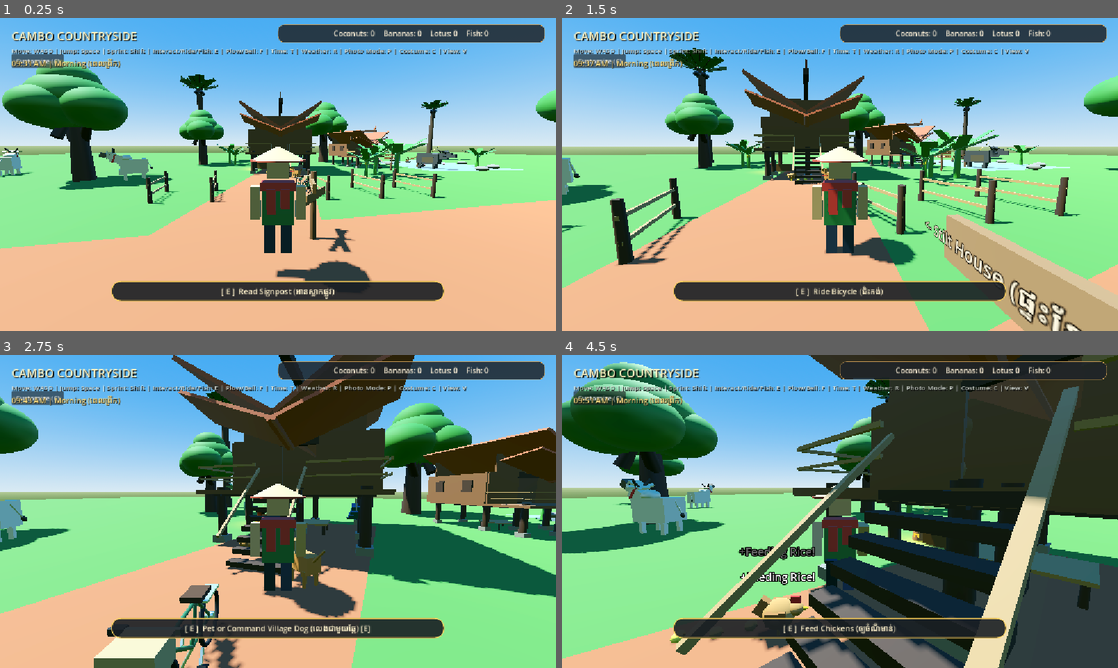
Above: before the commit, frames 1-4 (two rows, left to right).
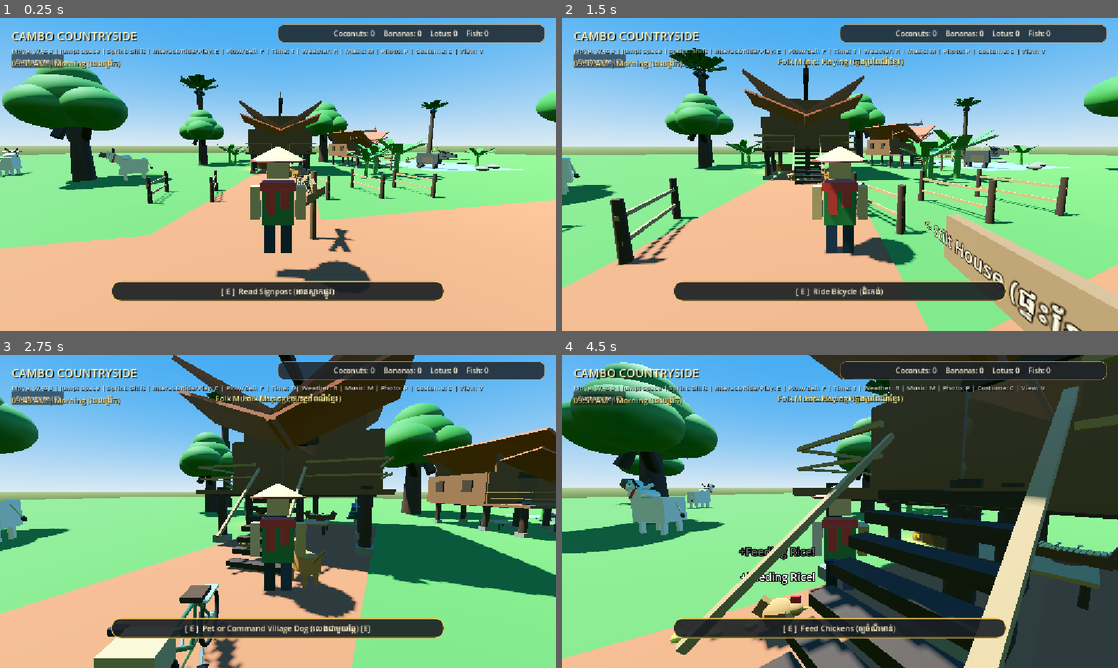
Above: after the commit, the same moments.

Repository: sreylinpo4-oss/cambo-countryside
Game: Godot game, scene res://Main.tscn
Same seed, same stepped clock (60 frames per second), same inputs: the game is played once before the commit and once after it.
Inputs (mouse positions are in pixels of both pictures, inside the frame that each line leads up to):
- Up to frame 1 (0.25 s): no input
- Up to frame 2 (1.5 s): tap Enter (ui_accept) at 0.5, 0.77, 1.07 s; move the mouse to (867, 174) at 0.52 s; hold Up (ui_up) from 0.53 s (still down); tap M at 0.6 s; click (867, 174) at 0.67 s; tap P at 0.8, 1.35 s; move the mouse to (812, 174) at 1.27 s; click (812, 174) at 1.42 s
- Up to frame 3 (2.75 s): keep holding Up (ui_up); tap Enter (ui_accept) at 1.52, 1.82 s; tap E at 1.55, 2.1 s; move the mouse to (289, 505) at 2.02 s; click (289, 505) at 2.17 s; tap M at 2.3 s
- Up to frame 4 (4.5 s): keep holding Up (ui_up); move the mouse to (834, 517) at 2.77 s; tap M at 2.85 s; click (834, 517) at 2.92 s; tap Enter (ui_accept) at 3.02, 3.32, 3.77, 4.07 s; tap P at 3.05, 3.6 s; move the mouse to (878, 514) at 3.52 s; click (878, 514) at 3.67 s; tap E at 3.8, 4.35 s; move the mouse to (795, 508) at 4.27 s; click (795, 508) at 4.42 s

The runs differ from the first frame. In frame 1, 0.6% of the frame differs, in the area x 35-87%, y 9-47%; in frame 2, 1.0%; in frame 3, 1.0%; in frame 4, 1.7%, in the area x 35-100%, y 9-70%.
Error in both runs: Stack overflow. Check for infinite recursion in your script. (res://scripts/bicycle.gd:64)

Commit message:
Step 7: Traditional Cambodian Roneat Ek and Chapei folk music synthesis with playable instrument and M key toggle

Diff:
--- a/main.gd
+++ b/main.gd
@@ -16,6 +16,7 @@
 const CountrysideFishingSpot = preload("res://scripts/fishing_spot.gd")
 const VillageDog = preload("res://scripts/village_dog.gd")
 const CountrysideMonkProcession = preload("res://scripts/monk_procession.gd")
+const CountrysideRoneatEk = preload("res://scripts/roneat_instrument.gd")
 
 # Cambo Countryside - Main World Controller
 var day_night: DayNightCycle
@@ -44,6 +45,7 @@
 	_spawn_fishing_spots()
 	_spawn_village_dog()
 	_spawn_monk_procession()
+	_spawn_roneat()
 
 	# 4. Enhance HUD with Time Display & Key Guides
 	_setup_hud()
@@ -113,7 +115,7 @@
 	var hint = vbox.get_node_or_null("HintLabel") as Label
 	if hint:
 		hint.mouse_filter = Control.MOUSE_FILTER_IGNORE
-		hint.text = "Move: WASD | Jump: Space | Sprint: Shift | Interact/Ride/Fish: E | Plow/Bell: F | Time: T | Weather: R | Photo Mode: P | Costume: C | View: V"
+		hint.text = "Move: WASD | Jump: Space | Sprint: Shift | Interact/Ride/Play: E | Plow/Bell: F | Time: T | Weather: R | Music: M | Photo: P | Costume: C | View: V"
 
 
 func _spawn_bicycle() -> void:
@@ -324,3 +326,12 @@
 	var monks = CountrysideMonkProcession.new()
 	monks.name = "MonkProcession"
 	add_child(monks)
+
+
+func _spawn_roneat() -> void:
+	# Traditional Cambodian Roneat Ek bamboo xylophone on resting platform under stilt house
+	var roneat = CountrysideRoneatEk.new()
+	roneat.name = "VillageRoneatEk"
+	roneat.position = Vector3(-19.8, 0.65, 4.2)
+	roneat.rotation_degrees.y = 80.0
+	add_child(roneat)
--- a/player.gd
+++ b/player.gd
@@ -715,6 +715,29 @@
 			return
 		elif event.keycode == KEY_P:
 			toggle_photo_mode()
+			return
+		elif event.keycode == KEY_M:
+			var is_on = AudioSynth.toggle_folk_music()
+			var msg = "Folk Music: Playing (ភ្លេងប្រពៃណីខ្មែរ)" if is_on else "Folk Music: Paused"
+			if custom_ui:
+				var banner = Label.new()
+				banner.text = msg
+				banner.horizontal_alignment = HORIZONTAL_ALIGNMENT_CENTER
+				banner.add_theme_font_size_override("font_size", 16)
+				banner.add_theme_color_override("font_color", Color(1.0, 0.95, 0.6))
+				banner.add_theme_color_override("font_shadow_color", Color(0, 0, 0, 0.85))
+				banner.add_theme_constant_override("shadow_offset_x", 1)
+				banner.add_theme_constant_override("shadow_offset_y", 1)
+				banner.mouse_filter = Control.MOUSE_FILTER_IGNORE
+				banner.set_anchors_preset(Control.PRESET_CENTER_TOP)
+				banner.anchor_left = 0.3
+				banner.anchor_right = 0.7
+				banner.anchor_top = 0.12
+				custom_ui.add_child(banner)
+				var tw = custom_ui.create_tween()
+				tw.tween_interval(2.2)
+				tw.tween_property(banner, "modulate:a", 0.0, 0.8)
+				tw.tween_callback(banner.queue_free)
 			return
 		elif event.keycode == KEY_E:
 			# Interact or Dismount
--- a/scripts/audio_synth.gd
+++ b/scripts/audio_synth.gd
@@ -7,6 +7,7 @@
 static var ambient_day_player: AudioStreamPlayer
 static var ambient_night_player: AudioStreamPlayer
 static var ambient_rain_player: AudioStreamPlayer
+static var folk_music_player: AudioStreamPlayer
 
 const MIX_RATE: int = 22050
 
@@ -35,6 +36,10 @@
 	sound_cache["blessing"] = _synth_blessing()
 	sound_cache["mud"] = _synth_mud_plow()
 	sound_cache["shutter"] = _synth_camera_shutter()
+	sound_cache["roneat_high"] = _synth_roneat_note(587.33, 0.7)
+	sound_cache["roneat_mid"] = _synth_roneat_note(392.0, 0.8)
+	sound_cache["roneat_low"] = _synth_roneat_note(293.66, 0.9)
+	sound_cache["folk_melody"] = _synth_roneat_melody()
 
 	# Create pool of AudioStreamPlayers
 	for i in range(8):
@@ -66,6 +71,28 @@
 	ambient_rain_player.volume_db = -80.0
 	parent.add_child(ambient_rain_player)
 	ambient_rain_player.play()
+
+	# Folk music player (Roneat & Chapei traditional melodies)
+	folk_music_player = AudioStreamPlayer.new()
+	folk_music_player.name = "FolkMusicPlayer"
+	folk_music_player.stream = sound_cache["folk_melody"]
+	folk_music_player.volume_db = -11.0
+	parent.add_child(folk_music_player)
+
+
+static func toggle_folk_music() -> bool:
+	if folk_music_player:
+		if folk_music_player.playing:
+			folk_music_player.stop()
+			return false
+		else:
+			folk_music_player.play()
+			return true
+	return false
+
+
+static func is_folk_music_playing() -> bool:
+	return folk_music_player != null and folk_music_player.playing
 
 
 static func play(sound_name: String, volume_db: float = -4.0, pitch_scale: float = 1.0) -> void:
@@ -712,3 +739,119 @@
 	var wav = _build_wav(total_samples)
 	wav.data = data
 	return wav
+
+
+static func _synth_roneat_note(freq: float, duration: float) -> AudioStreamWAV:
+	# Authentic Cambodian Roneat Ek bamboo bar with padded mallet strike
+	var total_samples = int(MIX_RATE * duration)
+	var data = PackedByteArray()
+	data.resize(total_samples * 2)
+
+	for i in range(total_samples):
+		var t = float(i) / MIX_RATE
+		var env = exp(-t * 5.0)
+
+		# Woody mallet strike click transient
+		var click = 0.0
+		if t < 0.025:
+			var c_env = exp(-t * 160.0)
+			click = sin(2.0 * PI * 1750.0 * t) * c_env * 0.45
+
+		# Xylophone acoustic partials (f, 2.76f, 5.4f)
+		var t1 = sin(2.0 * PI * freq * t)
+		var t2 = sin(2.0 * PI * freq * 2.756 * t) * 0.32 * exp(-t * 7.5)
+		var t3 = sin(2.0 * PI * freq * 5.404 * t) * 0.12 * exp(-t * 11.0)
+
+		var val = (t1 * 0.65 + t2 + t3 + click) * env * 0.6
+		val = clampf(val, -1.0, 1.0)
+		var ival = clampi(int(val * 28000.0), -32768, 32767)
+		var uval = ival if ival >= 0 else ival + 65536
+		data[i * 2] = uval & 0xFF
+		data[i * 2 + 1] = (uval >> 8) & 0xFF
+
+	var wav = _build_wav(total_samples)
+	wav.data = data
+	return wav
+
+
+static func _synth_roneat_melody() -> AudioStreamWAV:
+	# 12.5-second traditional Cambodian countryside Mohaori pentatonic melody
+	var duration = 12.5
+	var total_samples = int(MIX_RATE * duration)
+	var data = PackedByteArray()
+	data.resize(total_samples * 2)
+
+	# Traditional melody score: [start_time, freq, duration, is_accent]
+	var notes = [
+		[0.00, 293.66, 0.70, true],   # D4
+		[0.75, 392.00, 0.70, false],  # G4
+		[1.50, 440.00, 0.35, false],  # A4
+		[1.88, 493.88, 0.35, false],  # B4
+		[2.25, 587.33, 0.75, true],   # D5
+		[3.00, 493.88, 0.35, false],  # B4
+		[3.38, 440.00, 0.35, false],  # A4
+		[3.75, 392.00, 1.10, true],   # G4
+
+		[5.00, 329.63, 0.70, true],   # E4
+		[5.75, 392.00, 0.70, false],  # G4
+		[6.50, 440.00, 0.70, false],  # A4
+		[7.25, 587.33, 0.35, false],  # D5
+		[7.63, 659.25, 0.35, true],   # E5
+		[8.00, 587.33, 0.75, true],   # D5
+		[8.75, 493.88, 0.35, false],  # B4
+		[9.13, 440.00, 0.35, false],  # A4
+		[9.50, 392.00, 1.10, true],   # G4
+
+		[10.80, 440.00, 0.50, false], # A4
+		[11.35, 293.66, 1.05, true]   # D4
+	]
+
+	# Bass plucked Chapei strikes
+	var bass_plucks = [
+		[0.00, 146.83, 1.2], # Low D3
+		[3.75, 196.00, 1.1], # Low G3
+		[5.00, 164.81, 1.1], # Low E3
+		[8.00, 146.83, 1.2], # Low D3
+		[9.50, 196.00, 1.1], # Low G3
+		[11.35, 146.83, 1.1] # Low D3
+	]
+
+	for i in range(total_samples):
+		var t = float(i) / MIX_RATE
+		var mix = 0.0
+
+		# 1. Roneat notes
+		for note in notes:
+			var n_start: float = note[0]
+			var n_freq: float = note[1]
+			var n_dur: float = note[2]
+			if t >= n_start and t < (n_start + n_dur + 0.3):
+				var dt = t - n_start
+				var env = exp(-dt * 4.4)
+				var t1 = sin(2.0 * PI * n_freq * dt)
+				var t2 = sin(2.0 * PI * n_freq * 2.756 * dt) * 0.28 * exp(-dt * 6.5)
+				mix += (t1 * 0.55 + t2) * env * 0.42
+
+		# 2. Warm Chapei plucked bass
+		for b in bass_plucks:
+			var b_start: float = b[0]
+			var b_freq: float = b[1]
+			var b_dur: float = b[2]
+			if t >= b_start and t < (b_start + b_dur + 0.4):
+				var dt = t - b_start
+				var b_env = exp(-dt * 3.2)
+				var b_tone = sin(2.0 * PI * b_freq * dt) * 0.5 + sin(2.0 * PI * b_freq * 2.0 * dt) * 0.25
+				mix += b_tone * b_env * 0.32
+
+		mix = clampf(mix, -1.0, 1.0)
+		var ival = clampi(int(mix * 27000.0), -32768, 32767)
+		var uval = ival if ival >= 0 else ival + 65536
+		data[i * 2] = uval & 0xFF
+		data[i * 2 + 1] = (uval >> 8) & 0xFF
+
+	var wav = _build_wav(total_samples)
+	wav.loop_mode = AudioStreamWAV.LOOP_FORWARD
+	wav.loop_begin = 0
+	wav.loop_end = total_samples
+	wav.data = data
+	return wav
--- /dev/null
+++ b/scripts/roneat_instrument.gd
@@ -0,0 +1,171 @@
+extends StaticBody3D
+class_name CountrysideRoneatEk
+
+const AudioSynth = preload("res://scripts/audio_synth.gd")
+
+# Traditional Cambodian Roneat Ek (រនាតឯក - Bamboo Xylophone)
+var is_interactable: bool = true
+var interact_prompt: String = "Play Roneat Ek Xylophone (លេងរនាតឯក) [E]"
+
+var trough_mesh: MeshInstance3D
+var bamboo_bars: Array[MeshInstance3D] = []
+var mallet_l: Node3D
+var mallet_r: Node3D
+var play_index: int = 0
+
+func _ready() -> void:
+	add_to_group("interactables")
+	_build_roneat_model()
+
+
+func _build_roneat_model() -> void:
+	var wood_mat := StandardMaterial3D.new()
+	wood_mat.albedo_color = Color(0.38, 0.22, 0.12) # Deep teakwood boat body
+	wood_mat.roughness = 0.75
+
+	var bamboo_mat := StandardMaterial3D.new()
+	bamboo_mat.albedo_color = Color(0.84, 0.70, 0.38) # Honey bamboo keys
+	bamboo_mat.roughness = 0.65
+
+	var mallet_mat := StandardMaterial3D.new()
+	mallet_mat.albedo_color = Color(0.92, 0.88, 0.80) # Felt padded mallet heads
+
+	# 1. Boat-shaped Resonating Base (Sna)
+	# Center base block
+	var base_mesh := BoxMesh.new()
+	base_mesh.size = Vector3(1.2, 0.22, 0.45)
+	trough_mesh = MeshInstance3D.new()
+	trough_mesh.mesh = base_mesh
+	trough_mesh.position = Vector3(0, 0.15, 0)
+	trough_mesh.material_override = wood_mat
+	add_child(trough_mesh)
+
+	# Curved upward boat ends (prow & stern)
+	for side in [-1.0, 1.0]:
+		var end_mesh := BoxMesh.new()
+		end_mesh.size = Vector3(0.24, 0.36, 0.42)
+		var end_inst := MeshInstance3D.new()
+		end_inst.mesh = end_mesh
+		end_inst.position = Vector3(side * 0.65, 0.26, 0)
+		end_inst.rotation_degrees.z = side * -25.0
+		end_inst.material_override = wood_mat
+		add_child(end_inst)
+
+	# Support pedestal stand
+	var stand_mesh := CylinderMesh.new()
+	stand_mesh.top_radius = 0.18
+	stand_mesh.bottom_radius = 0.24
+	stand_mesh.height = 0.20
+	var stand := MeshInstance3D.new()
+	stand.mesh = stand_mesh
+	stand.position = Vector3(0, 0.08, 0)
+	stand.material_override = wood_mat
+	add_child(stand)
+
+	# 2. Suspended Bamboo Keys (14 tuned bars)
+	for i in range(14):
+		var ratio = float(i) / 13.0
+		var key_len = lerpf(0.52, 0.34, ratio) # Lower notes are longer
+		var key_x = lerpf(-0.55, 0.55, ratio)
+		var key_y = 0.30 - sin(ratio * PI) * 0.05 # Suspended catenary curve
+
+		var bar_mesh := BoxMesh.new()
+		bar_mesh.size = Vector3(0.065, 0.024, key_len)
+		var bar_inst := MeshInstance3D.new()
+		bar_inst.mesh = bar_mesh
+		bar_inst.position = Vector3(key_x, key_y, 0)
+		bar_inst.material_override = bamboo_mat
+		add_child(bar_inst)
+		bamboo_bars.append(bar_inst)
+
+	# 3. Two Padded Mallets (Mekhlok)
+	mallet_l = _create_mallet(Vector3(-0.15, 0.35, 0.22), wood_mat, mallet_mat)
+	mallet_r = _create_mallet(Vector3(0.15, 0.35, 0.22), wood_mat, mallet_mat)
+	add_child(mallet_l)
+	add_child(mallet_r)
+
+	# 4. Collision box for player interaction
+	var col := CollisionShape3D.new()
+	var box := BoxShape3D.new()
+	box.size = Vector3(1.6, 0.8, 0.8)
+	col.shape = box
+	col.position = Vector3(0, 0.35, 0)
+	add_child(col)
+
+
+func _create_mallet(pos: Vector3, stick_mat: Material, head_mat: Material) -> Node3D:
+	var root := Node3D.new()
+	root.position = pos
+
+	# Stick
+	var s_mesh := CylinderMesh.new()
+	s_mesh.top_radius = 0.012
+	s_mesh.bottom_radius = 0.012
+	s_mesh.height = 0.36
+	var stick := MeshInstance3D.new()
+	stick.mesh = s_mesh
+	stick.position = Vector3(0, 0, -0.15)
+	stick.rotation_degrees.x = 90.0
+	stick.material_override = stick_mat
+	root.add_child(stick)
+
+	# Padded disk head
+	var h_mesh := CylinderMesh.new()
+	h_mesh.top_radius = 0.04
+	h_mesh.bottom_radius = 0.04
+	h_mesh.height = 0.03
+	var head := MeshInstance3D.new()
+	head.mesh = h_mesh
+	head.position = Vector3(0, 0, -0.32)
+	head.material_override = head_mat
+	root.add_child(head)
+
+	return root
+
+
+func interact(player: Node) -> void:
+	play_index = (play_index + 1) % 3
+	var sound_keys = ["roneat_low", "roneat_mid", "roneat_high"]
+	AudioSynth.play(sound_keys[play_index], 2.0)
+
+	# Also toggle background folk melody
+	var is_playing = AudioSynth.toggle_folk_music()
+
+	# Animate striking mallets
+	var active_mallet = mallet_l if play_index % 2 == 0 else mallet_r
+	if active_mallet:
+		var tw = create_tween()
+		tw.tween_property(active_mallet, "rotation_degrees:x", -25.0, 0.08)
+		tw.tween_property(active_mallet, "rotation_degrees:x", 0.0, 0.12)
+
+	# Animate struck bamboo key
+	var key_idx = int(lerpf(2, 12, float(play_index) / 2.0))
+	if key_idx < bamboo_bars.size():
+		var key = bamboo_bars[key_idx]
+		var orig_y = key.position.y
+		var k_tw = create_tween()
+		k_tw.tween_property(key, "position:y", orig_y - 0.02, 0.05)
+		k_tw.tween_property(key, "position:y", orig_y, 0.15)
+
+	# Floating notification
+	var banner_text = "Playing Roneat Ek Folk Melody (រនាតឯក) [M to Stop]" if is_playing else "Played Roneat Strike (រនាតឯក)"
+	_show_floating_text(banner_text)
+
+	# Grant player Inspired Harmony Serenity buff
+	if player and player.has_method("apply_food_buff"):
+		player.apply_food_buff("serenity", 60.0, 1.25, "Inspired Harmony! Speed & Jump +25% (60s)")
+
+
+func _show_floating_text(msg: String) -> void:
+	var label = Label3D.new()
+	label.text = msg
+	label.font_size = 28
+	label.billboard = BaseMaterial3D.BILLBOARD_ENABLED
+	label.modulate = Color(1.0, 0.95, 0.65)
+	label.position = Vector3(0, 0.85, 0)
+	add_child(label)
+
+	var tw = create_tween()
+	tw.tween_property(label, "position:y", 1.6, 1.2)
+	tw.parallel().tween_property(label, "modulate:a", 0.0, 1.2)
+	tw.tween_callback(label.queue_free)
Not shown, added: scripts/cooking_station.gd.uid
Not shown, added: scripts/fishing_spot.gd.uid
Not shown, added: scripts/monk_procession.gd.uid
Not shown, added: scripts/village_dog.gd.uid
Not shown, added: scripts/weather_system.gd.uid
